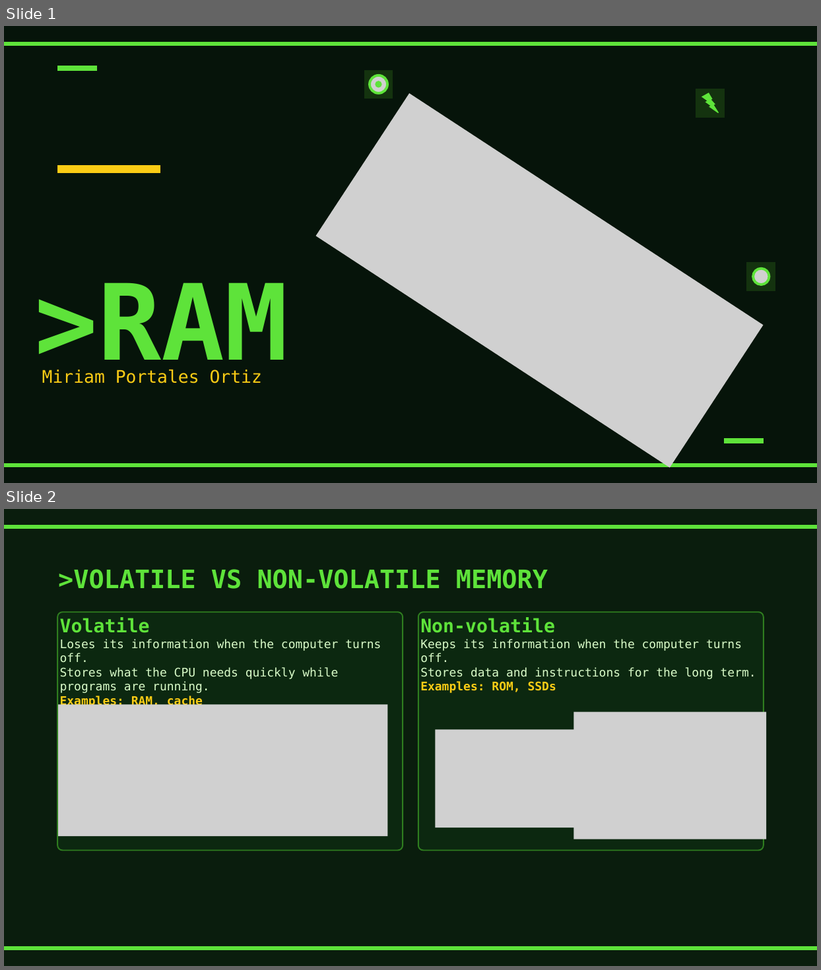
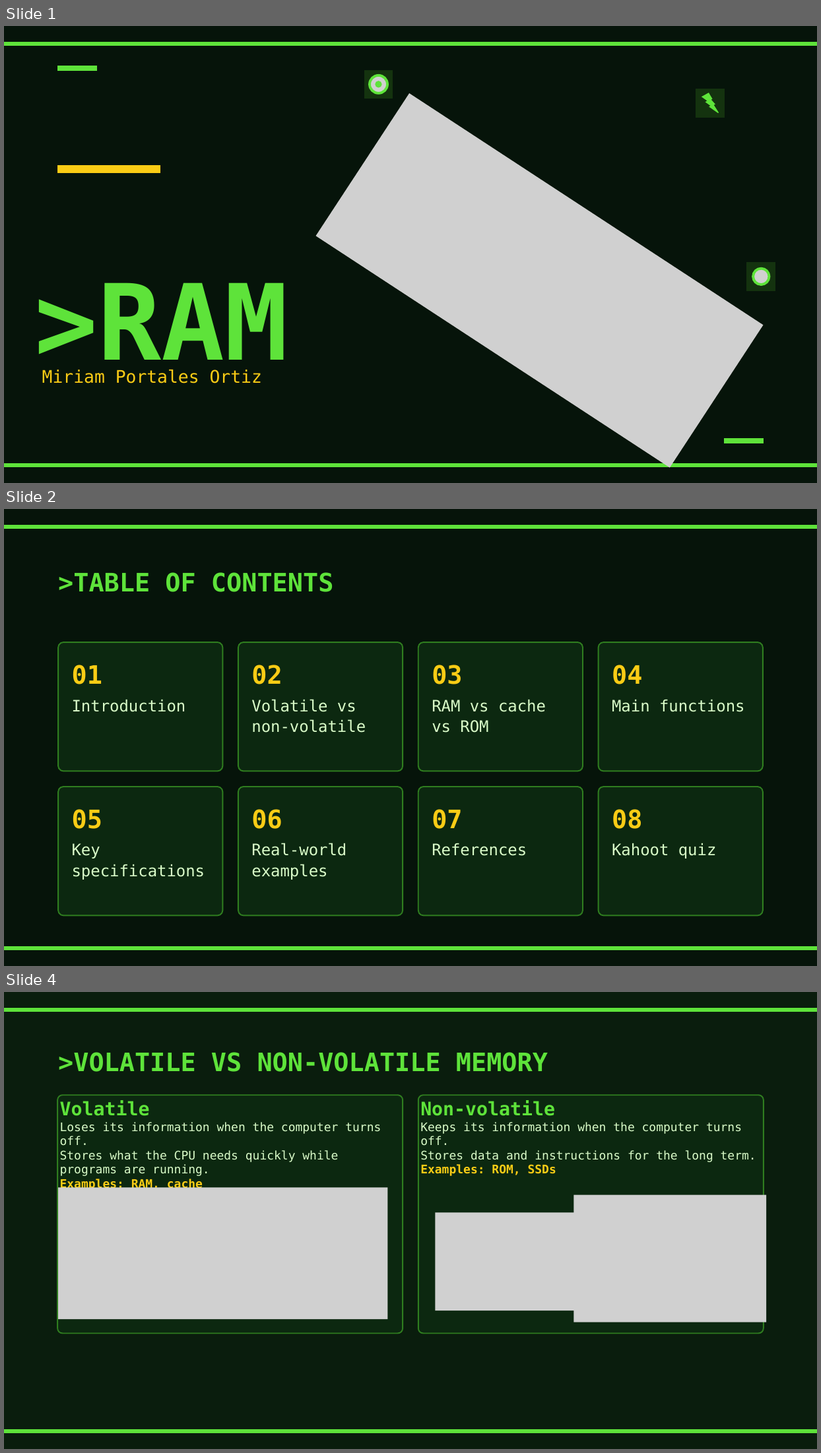
Before and after one commit to alumno851298-stack/RAM, a slide deck: RAM-presentation.pptx. Shown one above the other, each under a label of ours: slides 1 and 2 before the commit, slides 1, 2 and 4 after it; the slides between them are not shown. The pictures are 821x970 and 821x1453 pixels, drawn with LibreOffice and Linux fonts; fonts in the diff are those of the drawing; grey boxes stand for pictures. Boxes give left, top, right and bottom in pixels: in the first picture for what was removed or moved away, otherwise in the second. Text is boxed around its words. In the diff, an @@ line names an element or a change of style, - is before the commit and + after.

```diff
--- a/RAM-presentation.pptx
+++ b/RAM-presentation.pptx
@@ slide 2 added at <box>4,509,817,966</box>, background #06140A @@
@@ freeform shape added at <box>4,525,817,528</box>, fill #5EE33A, outline #5EE33A 1.5 pt @@
@@ text added at <box>58,572,333,592</box>, 45 pt, text #5EE33A, bold @@
+>TABLE OF CONTENTS
@@ rounded rectangle added at <box>58,642,222,771</box>, fill #0C2810, outline #2F7D1F 2.25 pt, 28 pt, text #D9FBC8 @@
+01
+Introduction
@@ rounded rectangle added at <box>238,642,403,771</box>, fill #0C2810, outline #2F7D1F 2.25 pt, 28 pt, text #D9FBC8 @@
+02
+Volatile vs non-volatile
@@ rounded rectangle added at <box>418,642,583,771</box>, fill #0C2810, outline #2F7D1F 2.25 pt, 28 pt, text #D9FBC8 @@
+03
+RAM vs cache vs ROM
@@ rounded rectangle added at <box>599,642,763,771</box>, fill #0C2810, outline #2F7D1F 2.25 pt, 28 pt, text #D9FBC8 @@
+04
+Main functions
@@ rounded rectangle added at <box>58,787,222,916</box>, fill #0C2810, outline #2F7D1F 2.25 pt, 28 pt, text #D9FBC8 @@
+05
+Key specifications
@@ rounded rectangle added at <box>238,787,403,916</box>, fill #0C2810, outline #2F7D1F 2.25 pt, 28 pt, text #D9FBC8 @@
+06
+Real-world examples
@@ rounded rectangle added at <box>418,787,583,916</box>, fill #0C2810, outline #2F7D1F 2.25 pt, 28 pt, text #D9FBC8 @@
+07
+References
@@ rounded rectangle added at <box>599,787,763,916</box>, fill #0C2810, outline #2F7D1F 2.25 pt, 28 pt, text #D9FBC8 @@
+08
+Kahoot quiz
@@ freeform shape added at <box>4,947,817,950</box>, fill #5EE33A, outline #5EE33A 1.5 pt @@
@@ what was slide 2 is now slide 4 @@
```
Also in this commit, not shown: 7 other slides added.
